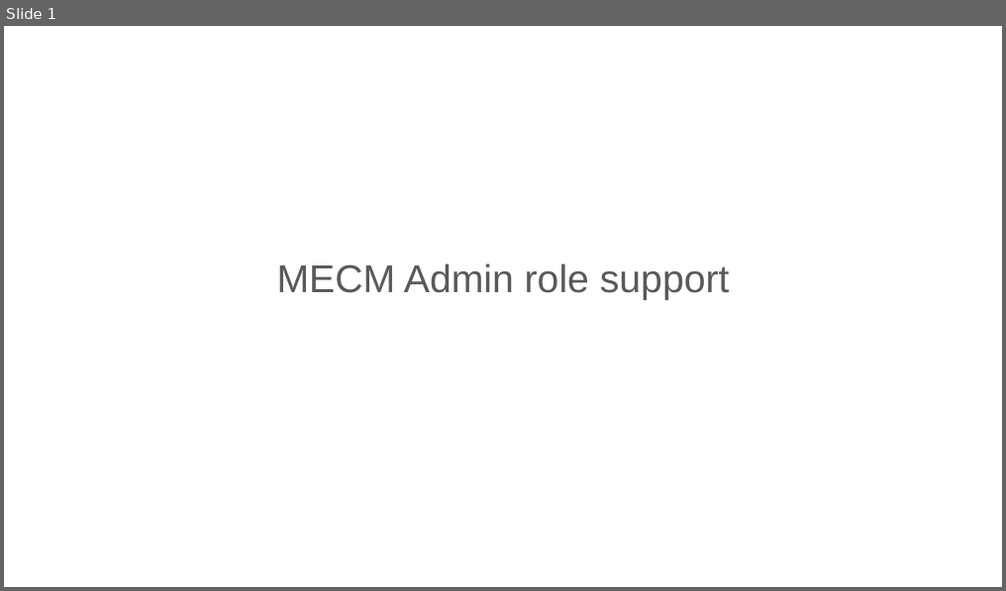
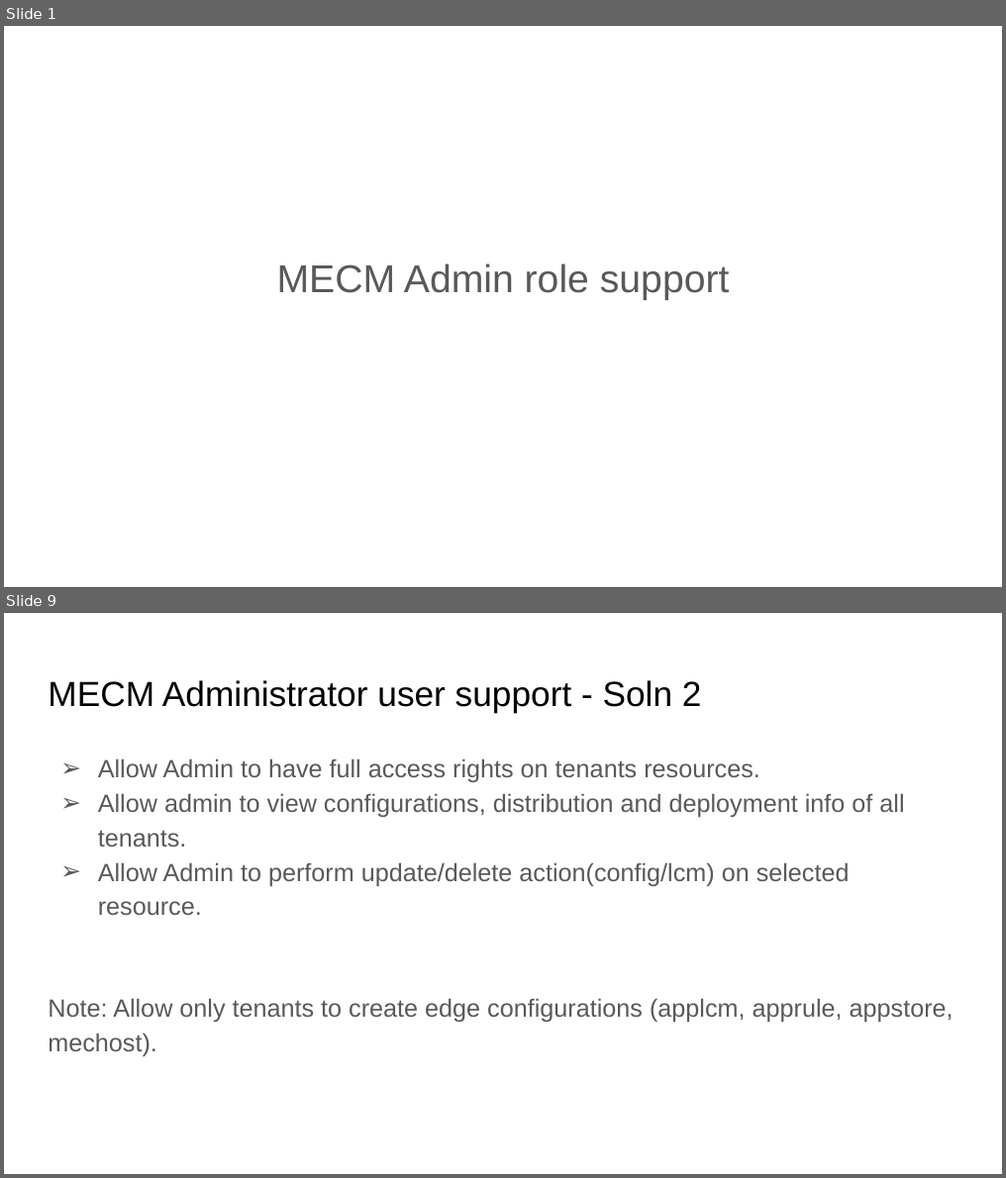
Before and after one commit to EdgeGallery/community, a slide deck: MECM PT/Release V1.1/MECM admin role support.pptx. Shown one above the other, each under a label of ours: slide 1 before the commit, slides 1 and 9 after it; the slides between them are not shown. The pictures are 1006x591 and 1006x1178 pixels, drawn with LibreOffice and Linux fonts; fonts in the diff are those of the drawing. Boxes give left, top, right and bottom in pixels: in the first picture for what was removed or moved away, otherwise in the second. Text is boxed around its words. In the diff, an @@ line names an element or a change of style, - is before the commit and + after.

Commit message:
mecm admin role support

```diff
--- a/MECM PT/Release V1.1/MECM admin role support.pptx
+++ b/MECM PT/Release V1.1/MECM admin role support.pptx
@@ slide 9 added at box(4, 613, 1002, 1174), background #FFFFFF @@
@@ title added at box(48, 680, 702, 712), 25.2 pt, text #000000 @@
+MECM Administrator user support - Soln 2
@@ text added at box(48, 759, 953, 1057), 18 pt, text #595959 @@
+➢ Allow Admin to have full access rights on tenants resources.
+➢ Allow admin to view configurations, distribution and deployment info of all tenants.
+➢ Allow Admin to perform update/delete action(config/lcm) on selected resource.
+Note: Allow only tenants to create edge configurations (applcm, apprule, appstore, mechost).
```
Also in this commit, not shown: 2 slides changed, 10 other slides added, 1 slide removed.
